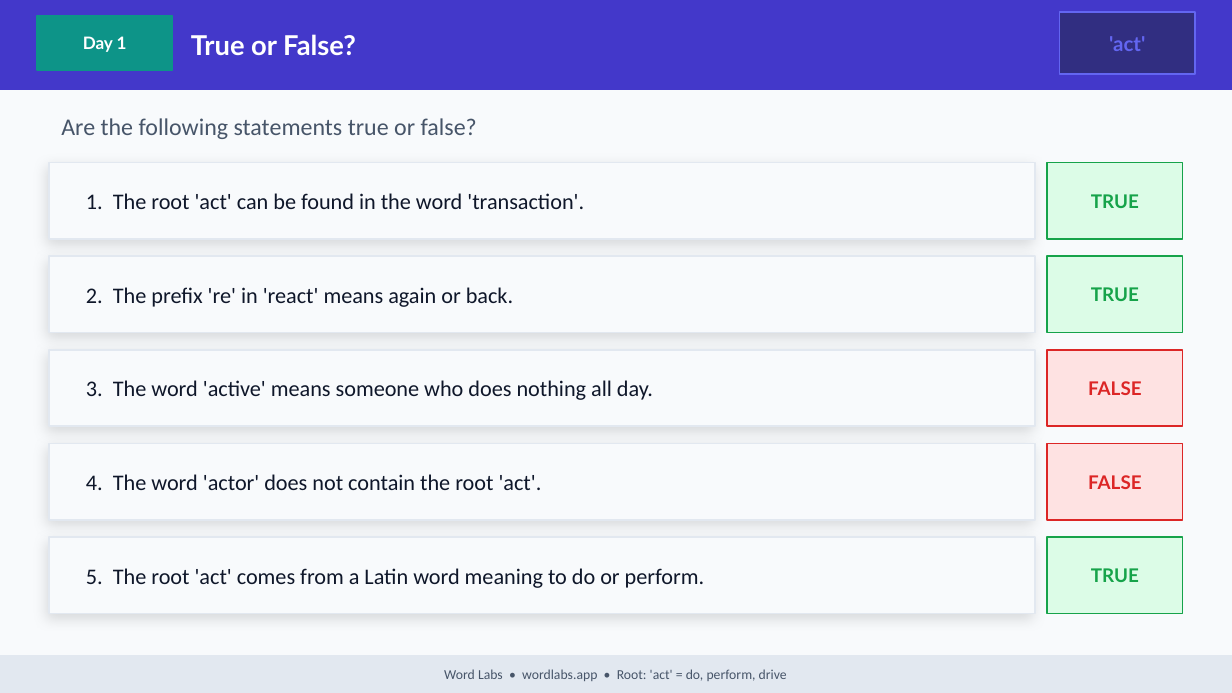
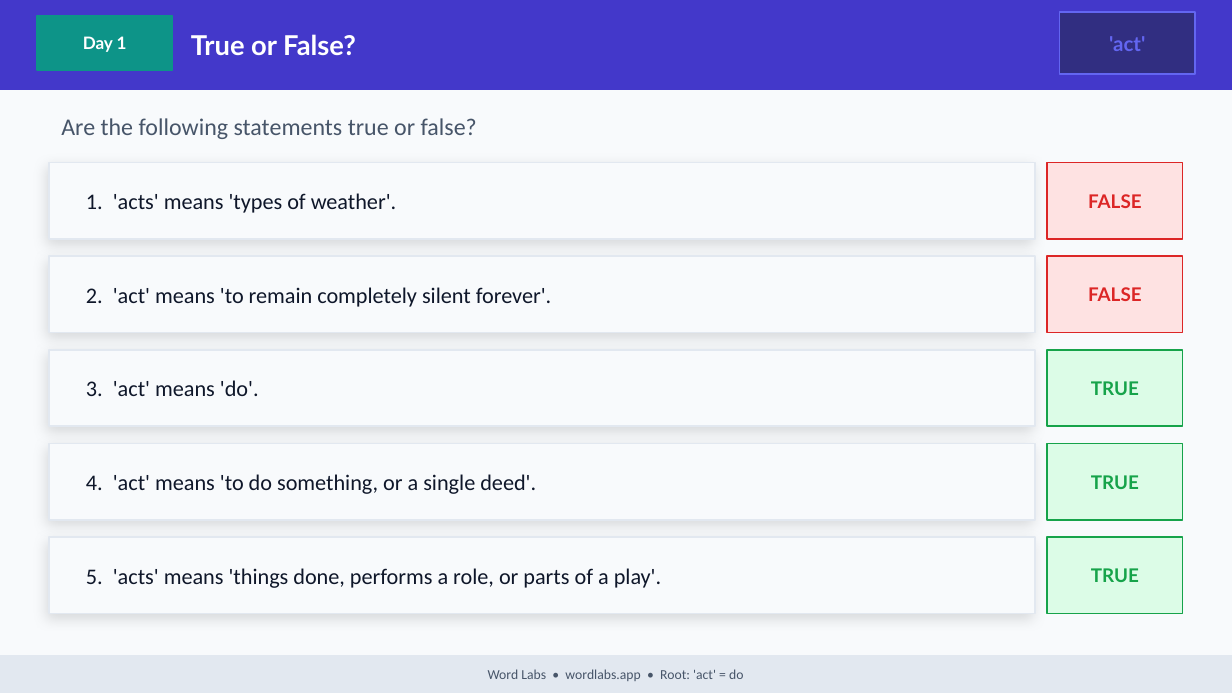
Before and after one commit to NickD135/morphology-builder, a slide deck: slide 5 of output/wordlabs-act-3day.pptx. Drawn at 1232x693 pixels with LibreOffice and Linux fonts; fonts in the diff are those of the drawing. Boxes give left, top, right and bottom in pixels: in the first picture for what was removed or moved away, otherwise in the second. Text is boxed around its words. In the diff, an @@ line names an element or a change of style, - is before the commit and + after.

```diff
--- a/output/wordlabs-act-3day.pptx
+++ b/output/wordlabs-act-3day.pptx
@@ rectangle at <box>1047,163,1183,239</box>: fill #DCFCE7 to #FEE2E2; outline #16A34A 1 pt to #DC2626 1 pt @@
@@ text at <box>86,193,397,213</box>: text changed @@
-1. The root 'act' can be found in the word 'transaction'.
+1. 'acts' means 'types of weather'.
@@ text at <box>1088,194,1142,208</box>: text changed; text colour #16A34A to #DC2626 @@
-TRUE
+FALSE
@@ rectangle at <box>1047,256,1183,333</box>: fill #DCFCE7 to #FEE2E2; outline #16A34A 1 pt to #DC2626 1 pt @@
@@ text "FALSE": place and size @@
-text "FALSE" at <box>1088,381,1142,395</box>
+text "FALSE" at <box>1088,287,1142,301</box>
@@ text at <box>86,287,551,307</box>: text changed @@
-2. The prefix 're' in 'react' means again or back.
+2. 'act' means 'to remain completely silent forever'.
@@ rectangle at <box>1047,350,1183,426</box>: fill #FEE2E2 to #DCFCE7; outline #DC2626 1 pt to #16A34A 1 pt @@
@@ text "TRUE": place and size @@
-text "TRUE" at <box>1091,287,1139,301</box>
+text "TRUE" at <box>1091,381,1139,395</box>
@@ text at <box>86,380,259,396</box>: text changed @@
-3. The word 'active' means someone who does nothing all day.
+3. 'act' means 'do'.
@@ rectangle at <box>1047,444,1183,520</box>: fill #FEE2E2 to #DCFCE7; outline #DC2626 1 pt to #16A34A 1 pt @@
@@ text at <box>86,474,536,494</box>: text changed @@
-4. The word 'actor' does not contain the root 'act'.
+4. 'act' means 'to do something, or a single deed'.
@@ text at <box>1091,475,1139,489</box>: text changed; text colour #DC2626 to #16A34A @@
-FALSE
+TRUE
@@ text at <box>86,568,661,588</box>: text changed @@
-5. The root 'act' comes from a Latin word meaning to do or perform.
+5. 'acts' means 'things done, performs a role, or parts of a play'.
@@ text at <box>488,669,743,681</box>: text changed @@
-Word Labs • wordlabs.app • Root: 'act' = do, perform, drive
+Word Labs • wordlabs.app • Root: 'act' = do
```
Also in this commit, not shown: 34 other slides changed, 4 other files.
